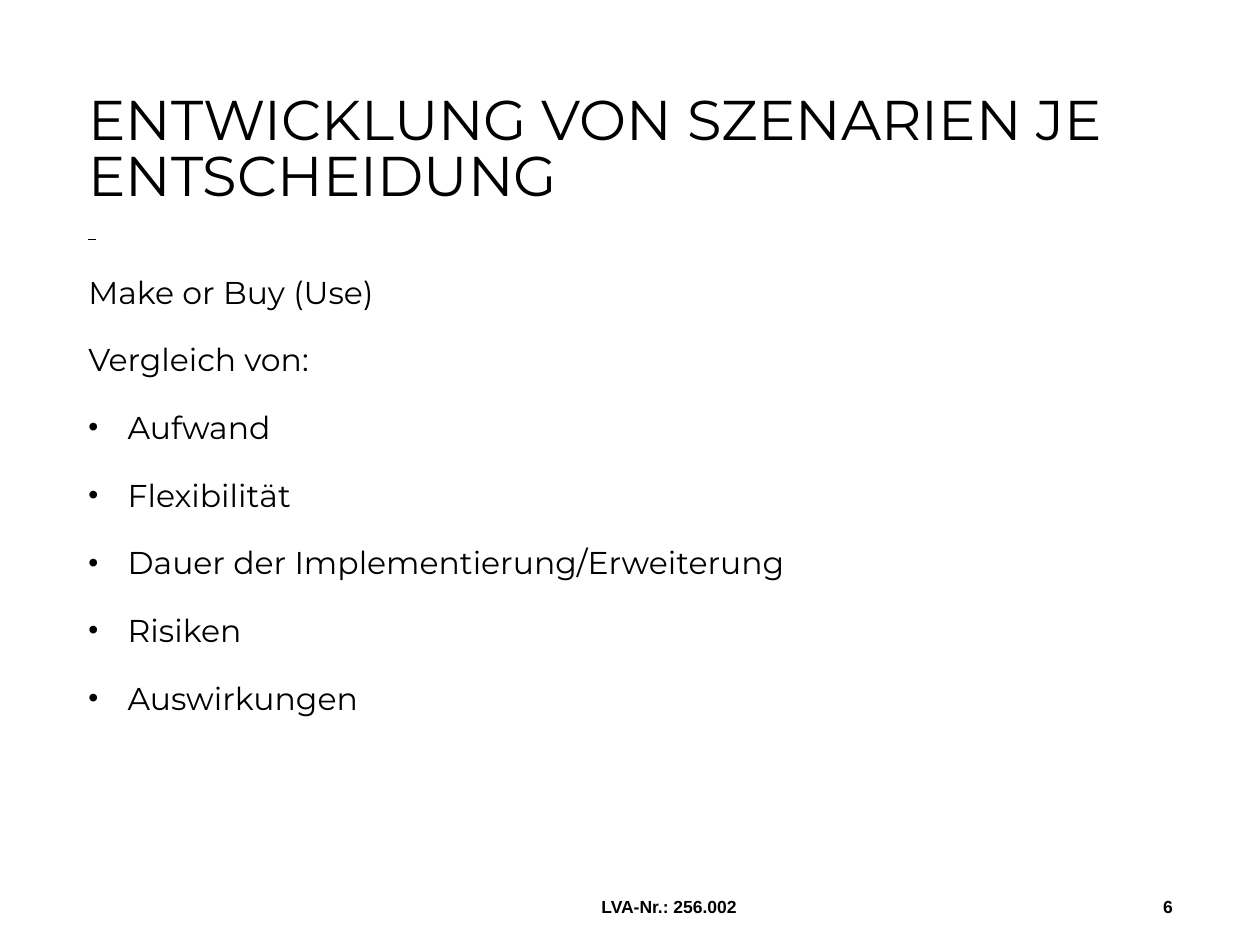
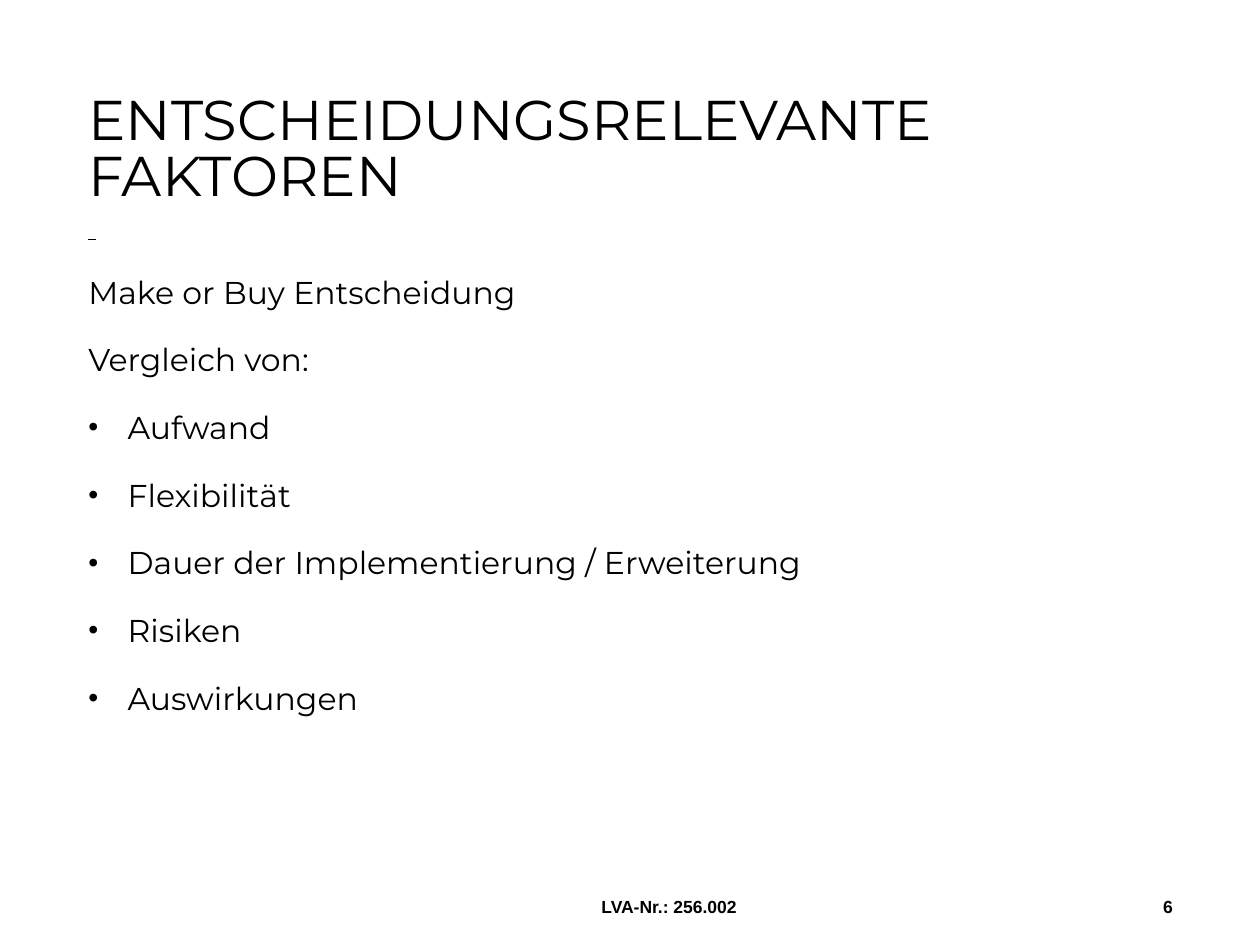
Before and after one commit to MilosTomic123/IT_Projekt_SS19, a slide deck: slide 6 of 2. Meilenstein.pptx. Drawn at 1260x945 pixels with LibreOffice and Linux fonts; fonts in the diff are those of the drawing; background and template pictures are left out. Boxes give left, top, right and bottom in pixels: in the first picture for what was removed or moved away, otherwise in the second. Text is boxed around its words. In the diff, an @@ line names an element or a change of style, - is before the commit and + after.

```diff
--- a/2. Meilenstein.pptx
+++ b/2. Meilenstein.pptx
@@ title at box(88, 100, 931, 197): text changed @@
-ENTWICKLUNG VON SZENARIEN JE ENTSCHEIDUNG
+ENTSCHEIDUNGSRELEVANTE FAKTOREN
@@ text at box(88, 280, 515, 311): text changed @@
-Make or Buy (Use)
+Make or Buy Entscheidung
@@ text at box(128, 550, 801, 581): spaces changed @@
-• Dauer der Implementierung/Erweiterung
+• Dauer der Implementierung / Erweiterung
```
Also in this commit, not shown: 8 other slides changed, 5 slides added, 2 other files.
